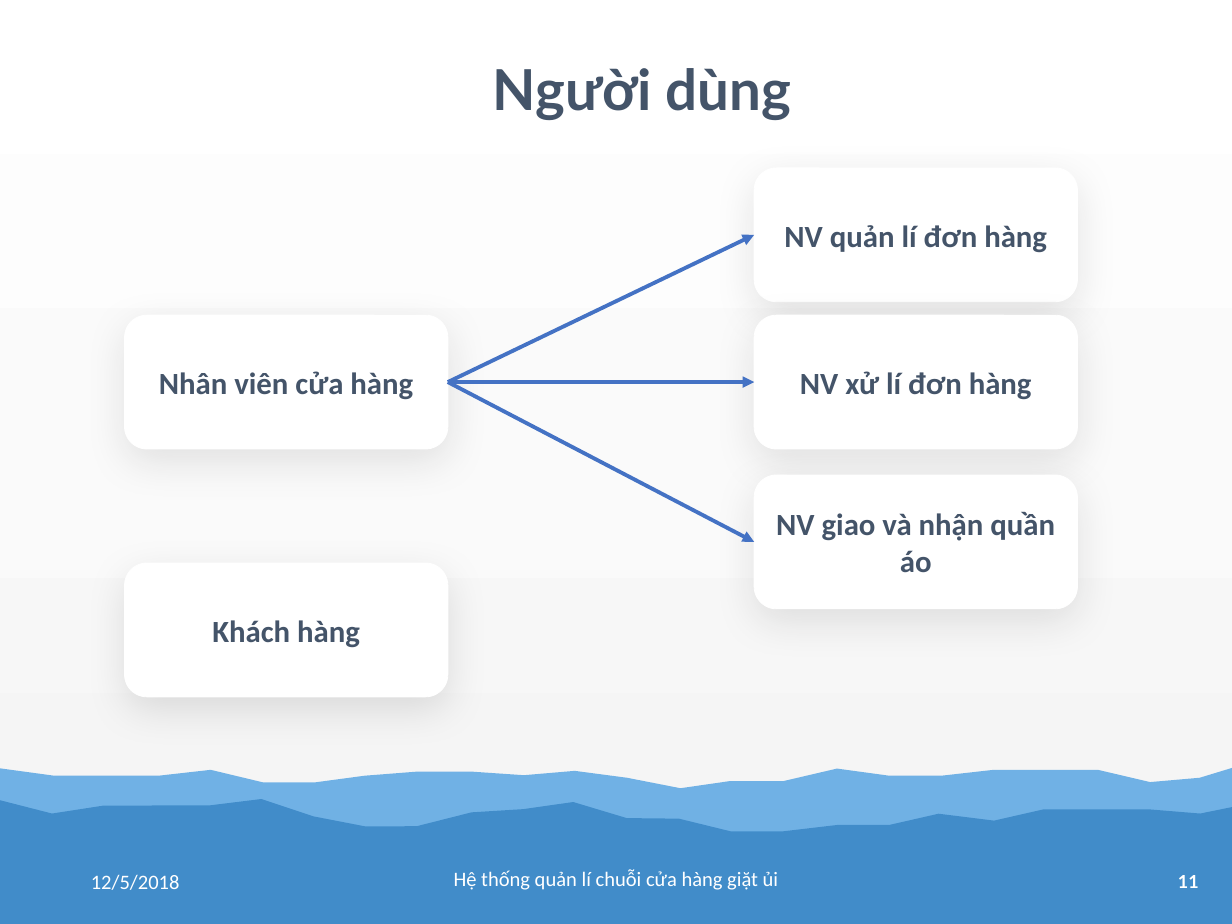
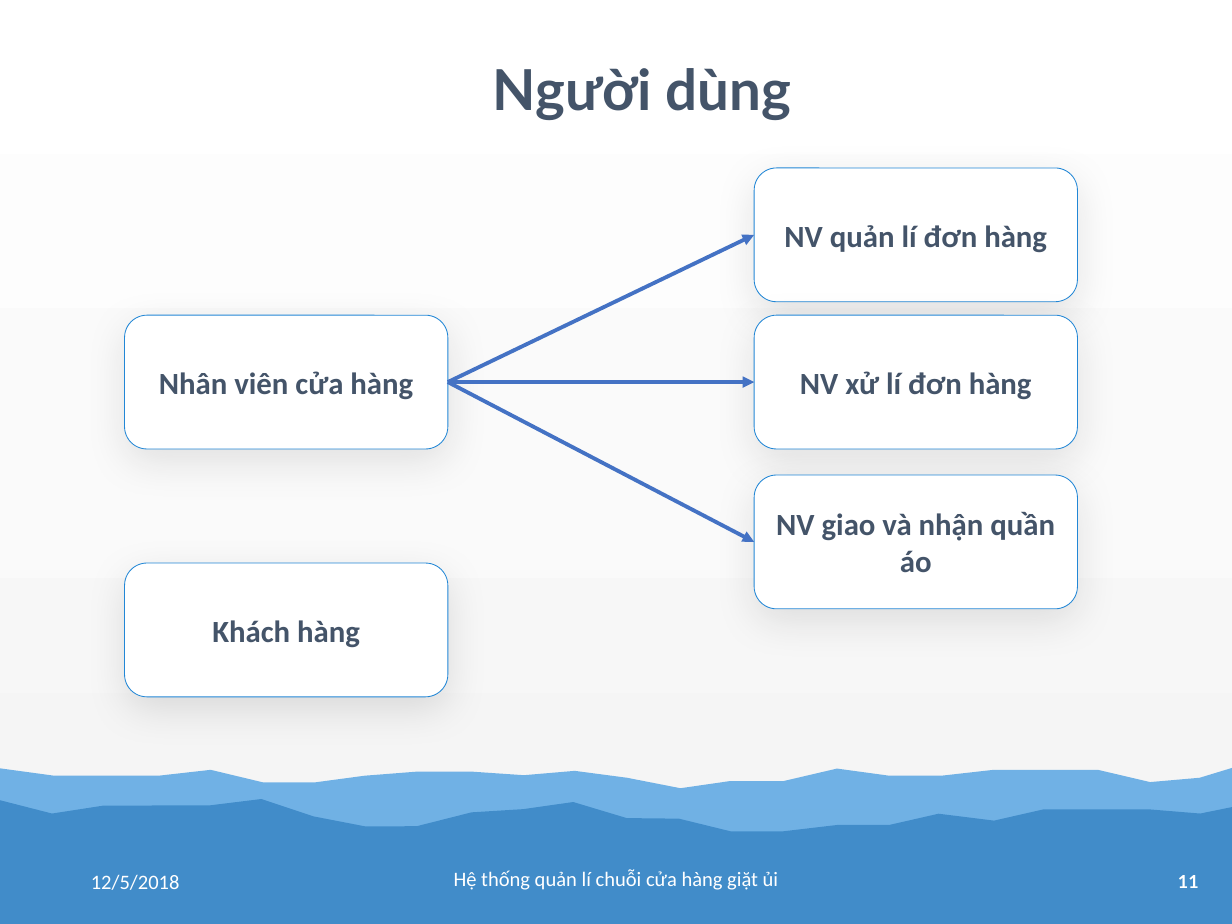
Before and after one commit to tranhoanghuan/Lu-n-v-n, a slide deck: slide 11 of baoCao/bao_cao.pptx. Drawn at 1232x924 pixels with LibreOffice and Linux fonts; fonts in the diff are those of the drawing. Boxes give left, top, right and bottom in pixels: in the first picture for what was removed or moved away, otherwise in the second. Text is boxed around its words. In the diff, an @@ line names an element or a change of style, - is before the commit and + after.

```diff
--- a/baoCao/bao_cao.pptx
+++ b/baoCao/bao_cao.pptx
@@ outline #FFFFFF 1 pt to #2287D6 1 pt in 5 elements at (124, 315, 448, 449), (124, 563, 448, 697), (754, 168, 1077, 302), (754, 315, 1077, 449), (754, 475, 1077, 609) @@
```
Also in this commit, not shown: 1 other slide changed, 1 slide added.
